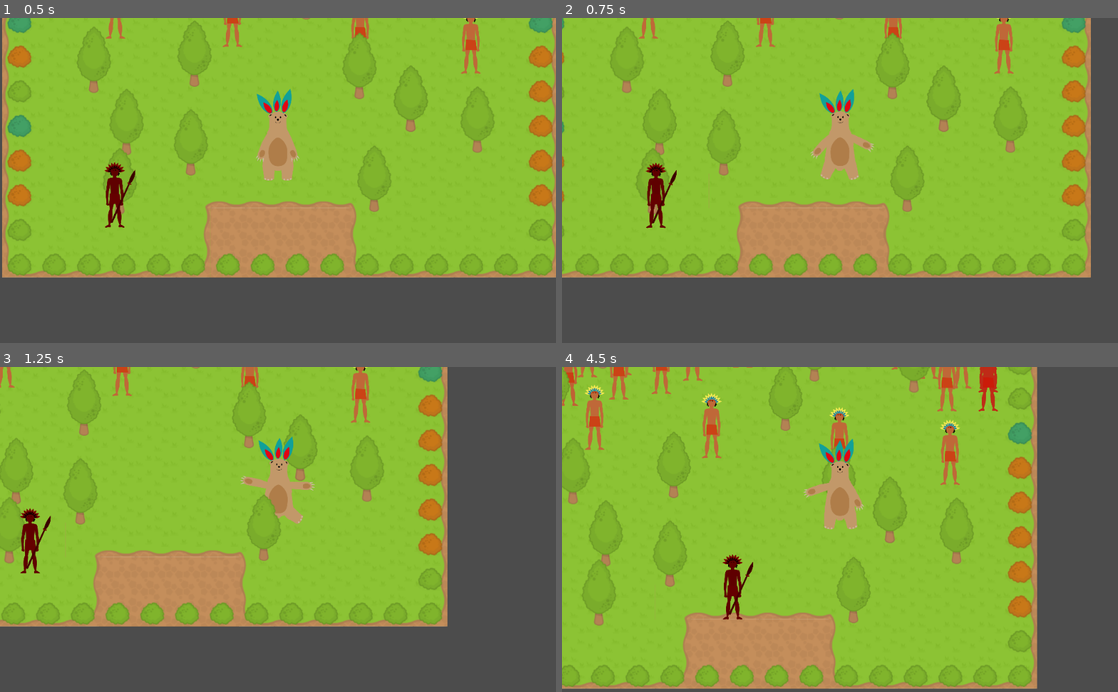
Above: before the commit, frames 1-4 (two rows, left to right).
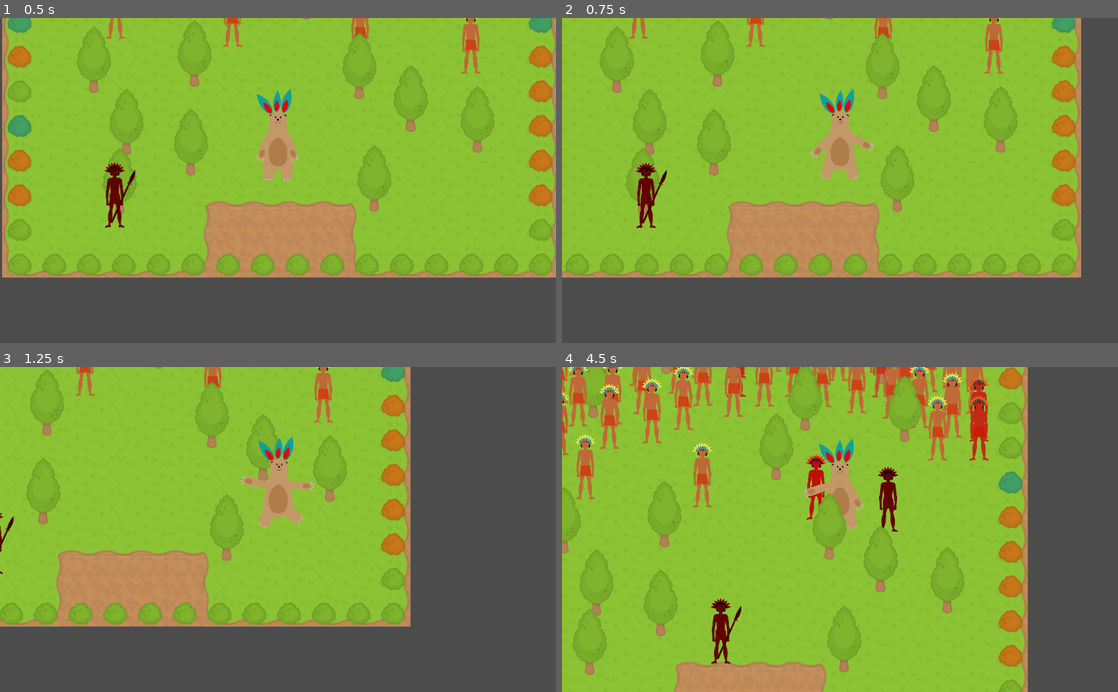
Above: after the commit, the same moments.

Repository: lendroit/welcome_thomas
Game: Godot game, scene res://World.tscn
Same seed, same stepped clock (60 frames per second), same inputs: the game is played once before the commit and once after it.
Inputs:
- Up to frame 1 (0.5 s): no input
- Up to frame 2 (0.75 s): tap Enter (ui_accept) at 0.5 s; hold Right (ui_right) from 0.53 s (still down)
- Up to frame 3 (1.25 s): keep holding Right (ui_right); tap Enter (ui_accept) at 0.77 s
- Up to frame 4 (4.5 s): release Right (ui_right) at 1.28 s; hold Down (ui_down) 1.28-2.03 s; tap Enter (ui_accept) at 1.52, 3.02, 3.77 s; hold Right (ui_right) 2.03-2.78 s; hold Up (ui_up) 2.78-3.53 s; hold Left (ui_left) from 3.53 s (still down)

Frame 1 is identical in both runs. In frame 2, 11% of the frame differs, in the area x 0-96%, y 0-80%; in frame 3, 15%; in frame 4, 27%, in the area x 0-86%, y 0-100%.

Commit message:
velocity changes while holding the BIG GOLDEN sausage

Diff:
--- a/Mayan/GenericMayan.gd
+++ b/Mayan/GenericMayan.gd
@@ -15,6 +15,7 @@
 var MAX_ANGRINESS_BEFORE_ITS_TOO_LATE = 1.5
 var FRICTION = 0.3
 var SPEED = 50
+var CALM_DOWN = 0.995 # how fast they calm down wen angry from 1. to 0.
 
 var player
 
@@ -46,7 +47,7 @@
 
 	#if distance_to_initial_position < ACCEPTABLE_DISTANCE*2.0:
 	if angriness <MAX_ANGRINESS_BEFORE_ITS_TOO_LATE:
-		furthest_distance_ever *= 0.995
+		furthest_distance_ever *= CALM_DOWN
 
 func _turn_color(state):
 	self.modulate.g = 1.0 - min(1.0, angriness)
--- a/Player/Player.gd
+++ b/Player/Player.gd
@@ -2,9 +2,9 @@
 
 export (int) var speed = 800
 export (int) var push = 100
-const ACCELERATION = 5000
-const MAX_SPEED = 300
-const FRICTION = 10000
+var ACCELERATION = 7000
+var MAX_SPEED = 400
+var FRICTION = 10000
 
 var velocity = Vector2.ZERO
 var item_held = null
@@ -15,10 +15,16 @@
 signal player_won
 
 func _pick_item(item: Node2D):
+	ACCELERATION = 2500
+	MAX_SPEED = 200
+	FRICTION = 2000
 	item_held = item
 	item.visible = false
 
 func _drop_item():
+	ACCELERATION = 7000
+	MAX_SPEED = 400
+	FRICTION = 10000
 	item_held.position = position
 	item_held.visible = true
 	item_held = null
